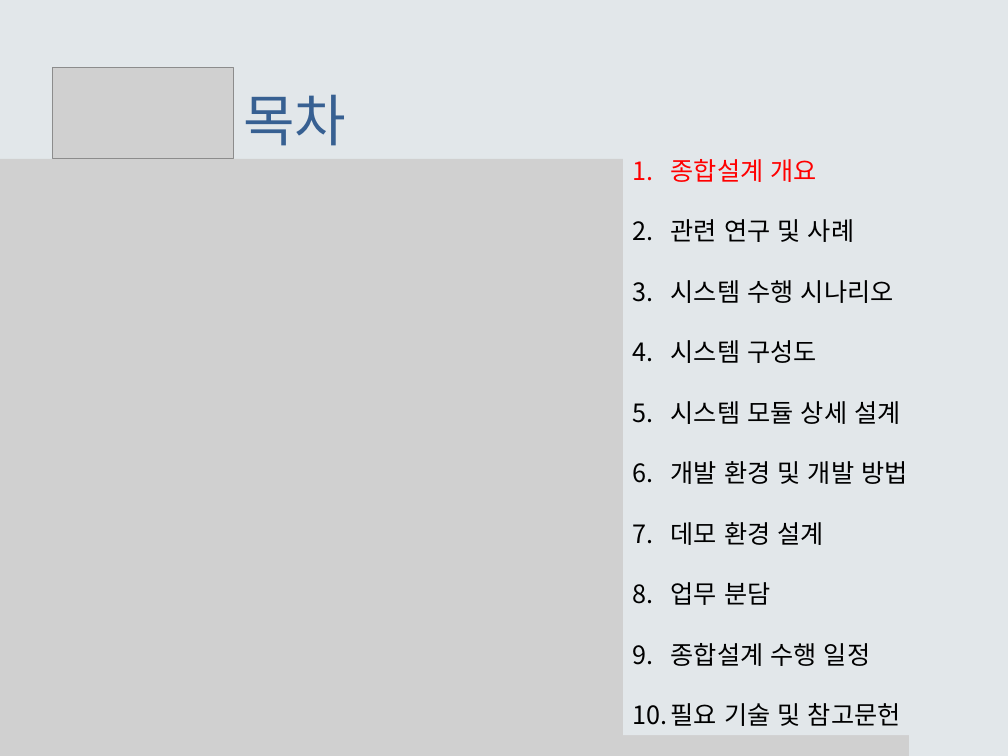
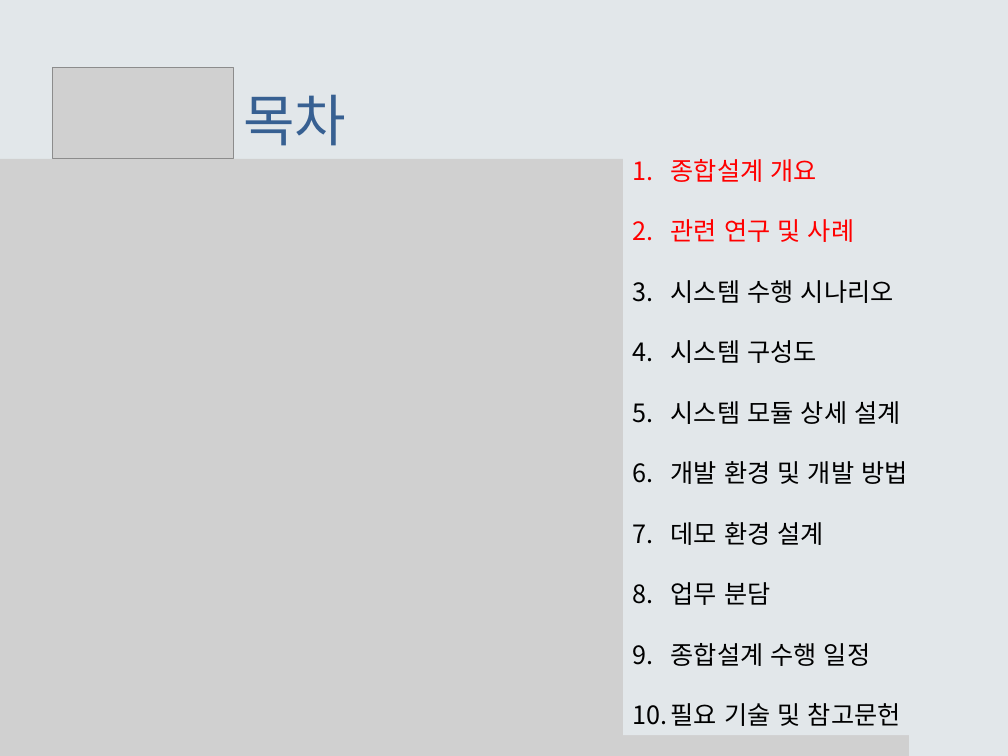
Before and after one commit to EomHeeSang/grad_proj, a slide deck: slide 2 of 발표자료/설계서2-14(엄희상,박주호,김태경).pptx. Drawn at 1008x756 pixels with LibreOffice and Linux fonts; fonts in the diff are those of the drawing; grey boxes stand for pictures. Boxes give left, top, right and bottom in pixels: in the first picture for what was removed or moved away, otherwise in the second. Text is boxed around its words. In the diff, an @@ line names an element or a change of style, - is before the commit and + after.

```diff
--- a/발표자료/설계서2-14(엄희상,박주호,김태경).pptx
+++ b/발표자료/설계서2-14(엄희상,박주호,김태경).pptx
@@ text in rectangle at [671,219,854,242]: text colour #000000 to #FF0000 in "관련 연구 및 사례" @@
```
Also in this commit, not shown: 13 other slides changed, 3 slides added, 2 slides removed, 6 other files.
